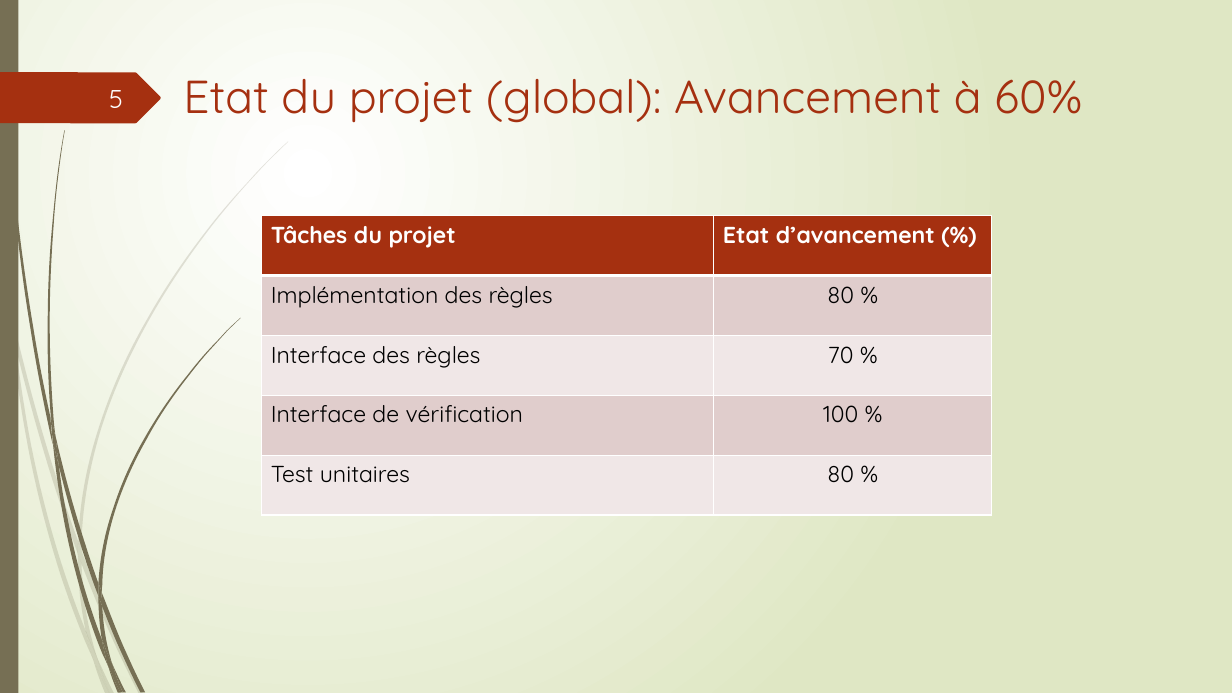
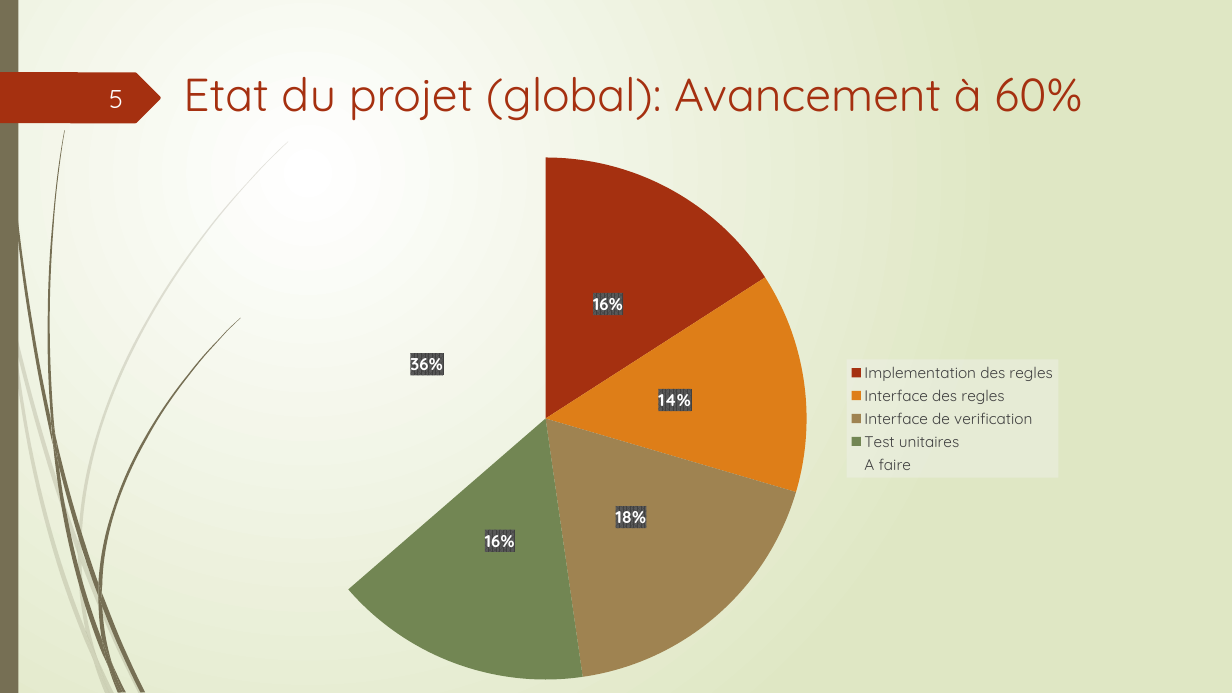
Before and after one commit to abes-esr/kalidos, a slide deck: slide 5 of doc/comité-pilotage.pptx. Drawn at 1232x693 pixels with LibreOffice and Linux fonts; fonts in the diff are those of the drawing. Boxes give left, top, right and bottom in pixels: in the first picture for what was removed or moved away, otherwise in the second. Text is boxed around its words. In the diff, an @@ line names an element or a change of style, - is before the commit and + after.

Commit message:
Ajout présentation finale

```diff
--- a/doc/comité-pilotage.pptx
+++ b/doc/comité-pilotage.pptx
@@ pie chart added at (245,145,1067,693) @@
+categories: Implementation des regles, Interface des regles, Interface de verification, Test unitaires, A faire
+Series 1: 16, 14, 18, 16, 36
@@ table removed at (262,215,992,515), 5 rows, 2 columns @@
-Tâches du projet | Etat d’avancement (%)
-Implémentation des règles | 80 %
-Interface des règles | 70 %
-Interface de vérification | 100 %
-Test unitaires | 80 %
```
